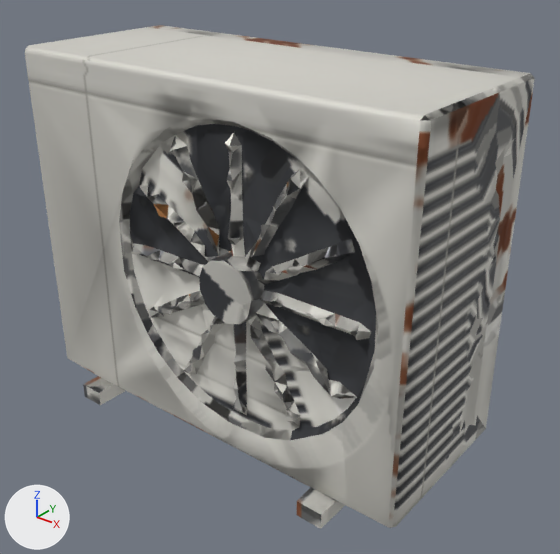
An edit to the glTF model priv/models/cuc_nong_may_lanh_edits.mid.glb, drawn before and after from the same camera.
Rendered twice from a 50 mm lens placed at (0.678, -0.8, 0.736), pointed at (0.016, 0.028, 0.222). The lights are fixed; the arrows at lower left show +X, +Y and +Z. The older version comes first. Vertices at exactly the same position are counted once.

The first picture shows 'cuc_nong_may_lanh_edits'.
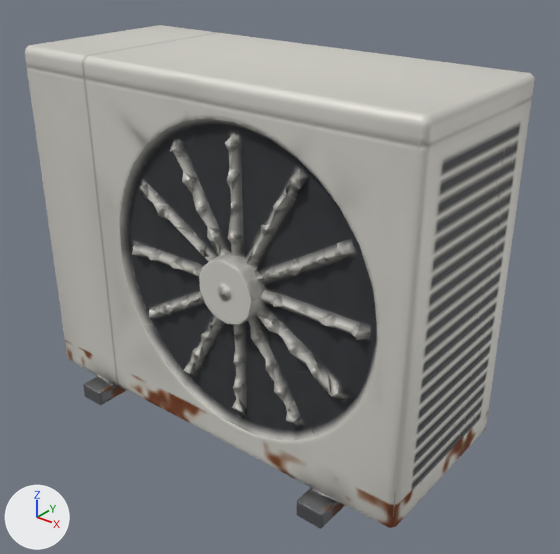
What differs and where, as boxes (x1, y1, x2, y2) in the pictures (560 x 554 px; the box of a moved part takes in the faces that stretch with it):
part 1 of me_cuc_nong_may_lanh_edits, moved or reshaped
    before: (25, 49, 503, 527)
    after: (25, 45, 503, 527)
part 2 of me_cuc_nong_may_lanh_edits, surface changed
    both: (65, 25, 535, 529)

The change, as a list of edits to the scene's bpy script:
```text
Change me_cuc_nong_may_lanh_edits:
    where me_cuc_nong_may_lanh_edits.from_pydata(...)  # 1214 vertices, 2499 faces; spans x -0.447..0.329, y -0.167..0.167, z 0.0..0.549
    used by ob_cuc_nong_may_lanh_edits; location = (0.0, 0.0, 0.0)
    me_cuc_nong_may_lanh_edits part 1: 18 vertices moved from x -0.214..0.289, y -0.137..0.138, z 0.0..0.492 to x -0.221..0.29, y -0.137..0.138, z 0.0..0.493; 98 vertices removed from x -0.408..0.329, y -0.138..0.138, z 0.006..0.538; 98 vertices added at x -0.373..0.329, y -0.138..0.138, z 0.0..0.545
    me_cuc_nong_may_lanh_edits part 2: 1876 kept faces spanning x -0.447..0.329, y -0.167..0.167, z 0.0..0.549 get new texture (UV) coordinates
```
